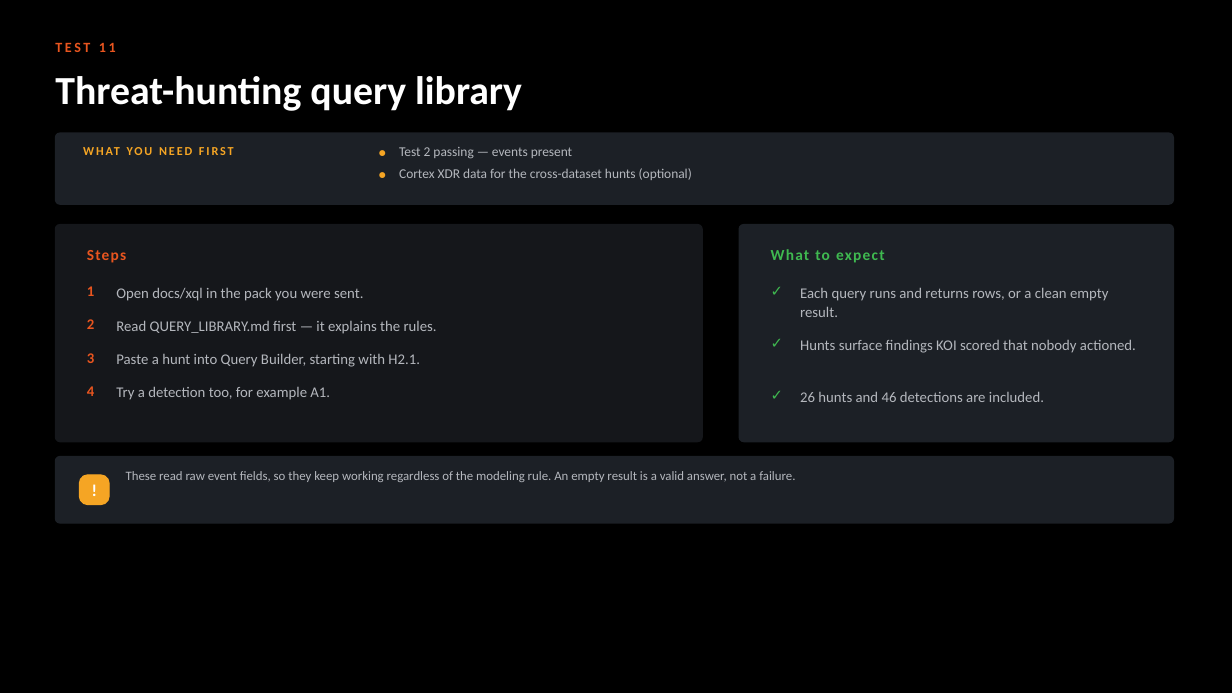
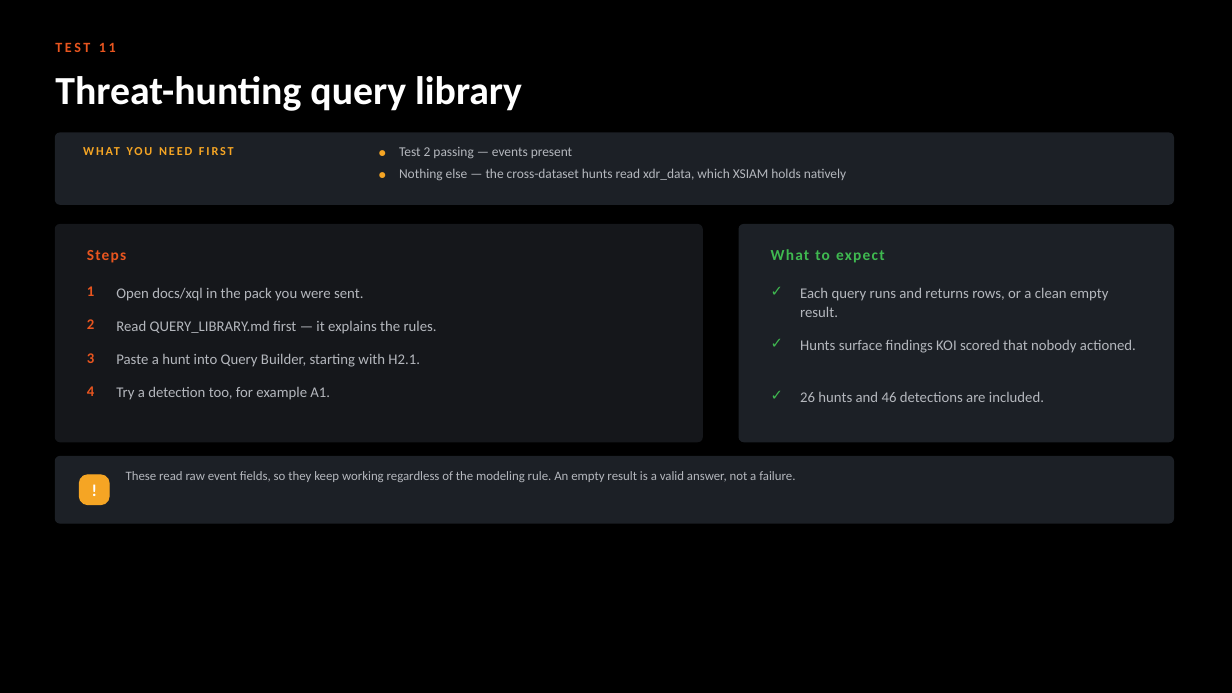
Before and after one commit to ayman-m/koi-xsiam-pack, a slide deck: slide 17 of docs/KOI_Content_Pack_Test_Guide.pptx. Drawn at 1232x693 pixels with LibreOffice and Linux fonts; fonts in the diff are those of the drawing. Boxes give left, top, right and bottom in pixels: in the first picture for what was removed or moved away, otherwise in the second. Text is boxed around its words. In the diff, an @@ line names an element or a change of style, - is before the commit and + after.

```diff
--- a/docs/KOI_Content_Pack_Test_Guide.pptx
+++ b/docs/KOI_Content_Pack_Test_Guide.pptx
@@ text at <box>399,168,846,181</box>: text changed @@
-Cortex XDR data for the cross-dataset hunts (optional)
+Nothing else — the cross-dataset hunts read xdr_data, which XSIAM holds natively
```
Also in this commit, not shown: 3 other slides changed, 7 other files.
